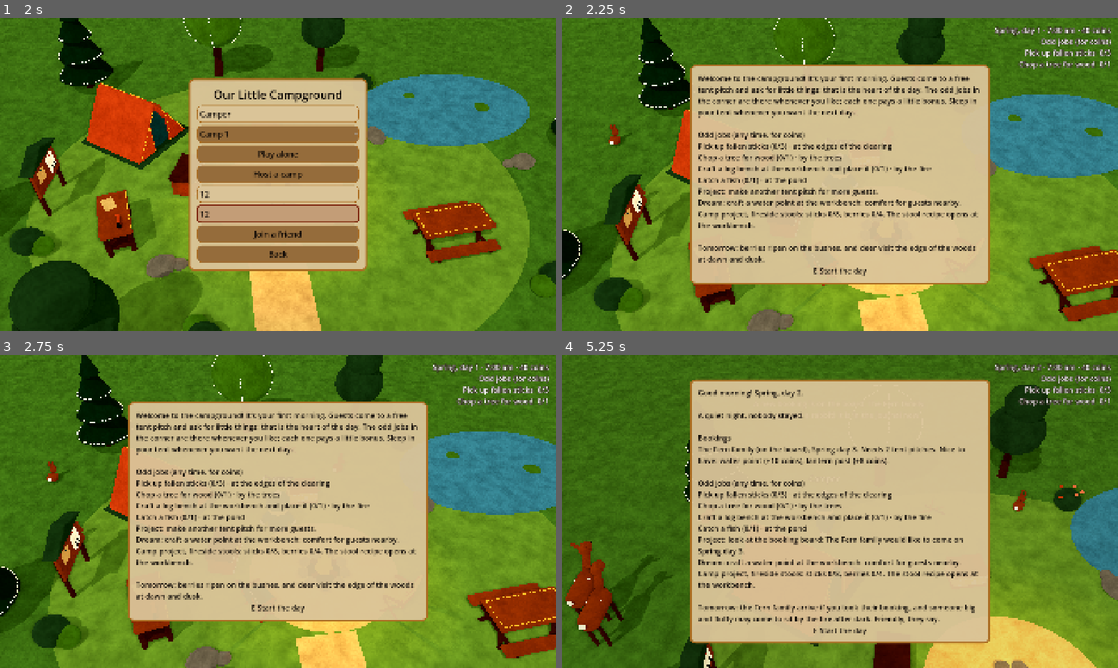
Above: before the commit, frames 1-4 (two rows, left to right).
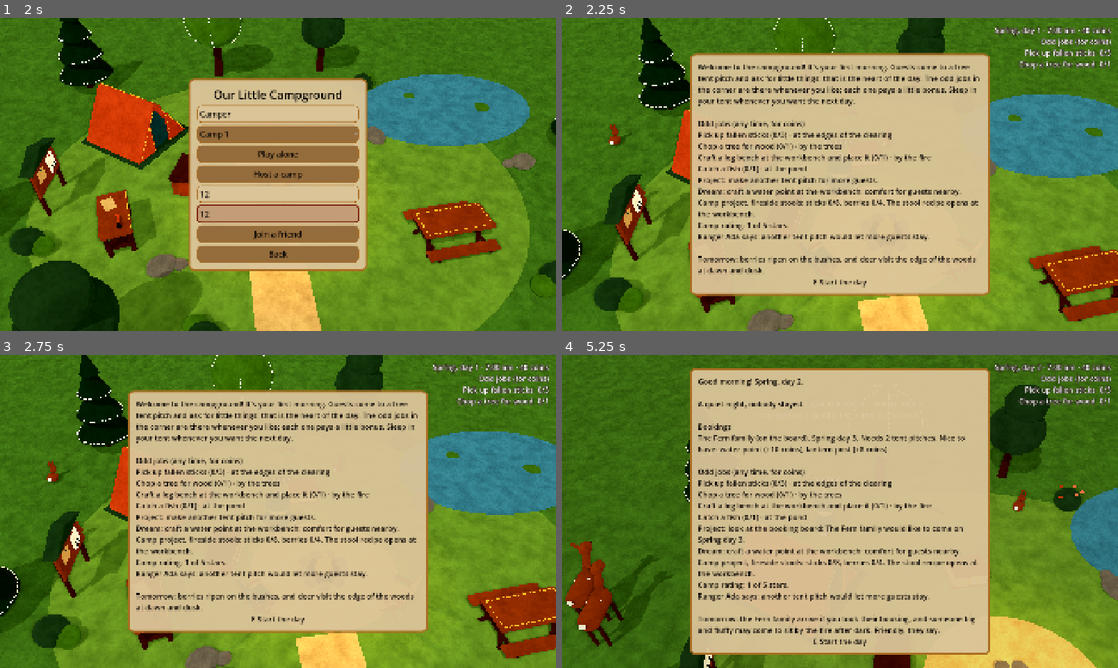
Above: after the commit, the same moments.

Repository: mckevito/Tiny-Game
Game: Godot game, scene res://scenes/camp.tscn
The game is run twice, just before and just after one commit, with the same random seed, the same clock (stepped at 60 frames per second) and the same inputs.
Inputs (mouse positions are in pixels of both pictures, inside the frame that each line leads up to):
- Up to frame 1 (2 s): click "Start game" at 0.5 s; click (278, 193) at 1.27 s; type "12" at 1.35 s; click (278, 215) at 1.5 s; type "12" at 1.58 s
- Up to frame 2 (2.25 s): click "Play alone" at 2 s
- Up to frame 3 (2.75 s): no input
- Up to frame 4 (5.25 s): tap Enter at 2.75 s; move the mouse to (812, 574) at 2.77 s; hold B (build) 2.78-3.53 s; hold W (move_forward) 2.78-4.28 s; click (812, 574) at 2.92 s; tap J (clipboard) at 3.05, 3.6 s; move the mouse to (1006, 558) at 3.52 s; tap I (pack) at 3.8 s; move the mouse to (673, 464) at 4.27 s; hold I (pack) 4.28-5.03 s; hold A (move_left) from 4.28 s (still down); tap B (build) at 4.55, 5.1 s; move the mouse to (867, 511) at 5.02 s; click (867, 511) at 5.17 s

Frame 1 is identical in both runs. In frame 2, 13% of the frame differs, in the area x 23-77%, y 11-89%; in frame 3, 13%; in frame 4, 13%, in the area x 23-77%, y 4-96%.

Commit message:
Gameplay round 3: the camp's star rating with the ranger's hint
Worked out each night from pitches, crafted pieces, happy guests, photos and finished projects
(each capped, data/rating.json); it never goes down and has no mess penalty. The Today list gives
the stars and one hint from Ranger Ada; the morning report says when a star is new.

Co-Authored-By: Claude Opus 5.5 (1M context) <noreply@anthropic.com>

Diff:
--- /dev/null
+++ b/data/rating.json
@@ -0,0 +1,12 @@
+{
+  "_about": "The camp's star rating (scripts/camp/camp_rating.gd), worked out each night and shown in the morning report and the Today list, with one hint from the ranger. Each factor gives per points for each one counted, up to cap: pitches built; pieces (the crafted pieces standing in the camp, models listed); happy (satisfaction points from the reviews of the last nights nights); photos (animal kinds in the field guide); projects (camp projects done). stars rows are [points needed, stars]. The rating never goes down (cozy: nothing is lost), and there is no mess penalty. The hint names the first factor in this order still under its cap (text: data/text.json rating.hint.<id>).",
+  "factors": [
+    {"id": "pitches", "per": 4, "cap": 12},
+    {"id": "pieces", "per": 2, "cap": 16, "models": ["lantern_post", "water_point", "log_bench", "stool", "planter"]},
+    {"id": "happy", "per": 1, "cap": 12, "nights": 3},
+    {"id": "photos", "per": 2, "cap": 8},
+    {"id": "projects", "per": 3, "cap": 9}
+  ],
+  "stars": [[0, 1], [10, 2], [22, 3], [36, 4], [50, 5]],
+  "ranger": "Ada"
+}
--- a/data/text.json
+++ b/data/text.json
@@ -363,6 +363,18 @@
     "deer": "deer",
     "bear": "bear"
   },
+  "rating": {
+    "line": "Camp rating: %d of %d stars.",
+    "up": "Camp rating: %d of %d stars, up from %d!",
+    "ranger": "Ranger %s says: %s",
+    "hint": {
+      "pitches": "another tent pitch would let more guests stay.",
+      "pieces": "a few more lanterns, benches or planters would make the camp homier.",
+      "happy": "guests love it when their requests are met and something nice is near their tent.",
+      "photos": "the field guide could use more animal photos.",
+      "projects": "the project board has another camp project waiting."
+    }
+  },
   "project": {
     "line": "Camp project, %s: %s. %s",
     "all_done": "Every camp project is finished. The camp says thank you!",
--- a/scripts/camp/camp.gd
+++ b/scripts/camp/camp.gd
@@ -1457,6 +1457,10 @@
 		for item: String in sale["items"]:
 			sold.append(Tuning.text("pack.slot") % [Tuning.text("items." + item), int(sale["items"][item])])
 		lines.append(Tuning.text("report.sale") % [int(sale["coins"]), ", ".join(sold)])
+	# The Today part below gives the stars and the ranger's hint; up here only the news of a new star.
+	var rated: Dictionary = summary.get("rating", {})
+	if not rated.is_empty() and int(rated["stars"]) > maxi(int(rated["was"]), 1):
+		lines.append(Tuning.text("rating.up") % [int(rated["stars"]), CampRating.max_stars(), int(rated["was"])])
 	lines.append("")
 	lines.append(Tuning.text("report.bookings"))
 	var any := false
@@ -1485,6 +1489,9 @@
 	var goals := state.guests.goals()
 	lines.append_array(goals.slice(1))
 	lines.append(project_line())
+	lines.append(Tuning.text("rating.line") % [state.rating.stars(), CampRating.max_stars()])
+	if state.rating.hint() != "":
+		lines.append(ranger_hint(state.rating.hint()))
 	var tomorrow := state.day.today() + 1
 	if (Tuning.value("tasks", "news", []) as Array).any(func(d: Variant) -> bool: return int(d) == tomorrow):
 		lines.append("")
@@ -1503,6 +1510,11 @@
 				int(r["needs"][need])])
 	return Tuning.text("project.line") % [Tuning.text("project.%s.name" % r["id"]), ", ".join(needs),
 			project_reward(str(r["id"]))]
+
+
+## The ranger's hint about what would raise the camp's rating (data/text.json rating.hint.<factor>).
+func ranger_hint(factor: String) -> String:
+	return Tuning.text("rating.ranger") % [str(Tuning.value("rating", "ranger", "Ada")), Tuning.text("rating.hint." + factor)]
 
 
 ## What a camp project gives, in words (data/text.json project.<id>.reward, with its coins from data/projects.json).
--- a/scripts/camp/camp_day.gd
+++ b/scripts/camp/camp_day.gd
@@ -102,7 +102,7 @@
 
 ## The night: each guest pays for their pitch, a guest whose stay is over is scored and tips (Stage B), a booking
 ## that arrived today pays its extras bonus, the calendar turns to the next morning, and guests whose stay is over
-## head home. The sell crate pays too (sale). Returns the night's summary {night, coins, lines, left, reviews, bonuses, sale}, or {} when this day already
+## head home. The sell crate pays too (sale), and the camp's stars are worked out again (rating). Returns the night's summary {night, coins, lines, left, reviews, bonuses, sale, rating}, or {} when this day already
 ## paid.
 func settle_night() -> Dictionary:
 	var night := today()
@@ -134,6 +134,7 @@
 	var summary := {"night": night, "coins": total, "lines": lines, "left": left, "reviews": reviews, "bonuses": bonuses,
 			"sale": sale}
 	(state.camp["ledger"] as Array).append(summary.duplicate(true))
+	summary["rating"] = state.rating.settle()
 	state.camp["last_settled"] = night
 	for id in left:
 		stays.erase(id)
--- /dev/null
+++ b/scripts/camp/camp_rating.gd
@@ -0,0 +1,91 @@
+class_name CampRating
+extends RefCounted
+## The camp's star rating, like Animal Crossing's island stars but cozier: it is worked out each night from what the
+## camp has (pitches, crafted pieces, happy guests, photos, finished projects), never goes down, and comes with one
+## hint from the ranger about what would help next. The host's copy decides. Numbers: data/rating.json. Saved in
+## the camp's "rating" {stars}.
+
+var state: CampState:
+	get:
+		return _state.get_ref()
+var _state: WeakRef
+
+
+func _init(camp_state: CampState) -> void:
+	_state = weakref(camp_state)
+
+
+static func factors() -> Array:
+	return Tuning.value("rating", "factors", [])
+
+
+## How many of a factor the camp has now.
+func count(id: String) -> int:
+	var objects: Dictionary = state.camp["objects"]
+	match id:
+		"pitches":
+			return objects.values().filter(func(o: Dictionary) -> bool:
+					return str(o.get("model", "")) == str(Tuning.value("build", "kinds.pitch.model", "pitch"))).size()
+		"pieces":
+			var models: Array = _factor(id).get("models", [])
+			return objects.values().filter(func(o: Dictionary) -> bool: return models.has(o.get("model", ""))).size()
+		"happy":
+			var n := 0
+			var ledger: Array = state.camp.get("ledger", [])
+			for night: Dictionary in ledger.slice(maxi(ledger.size() - int(_factor(id).get("nights", 3)), 0)):
+				for r: Dictionary in night.get("reviews", []):
+					n += int(r.get("points", 0))
+			return n
+		"photos":
+			return (state.camp["journal"].get("photos", {}) as Dictionary).size()
+		"projects":
+			return (state.camp["projects"]["done"] as Array).size()
+	return 0
+
+
+static func _factor(id: String) -> Dictionary:
+	for f: Dictionary in factors():
+		if f["id"] == id:
+			return f
+	return {}
+
+
+func points() -> int:
+	var total := 0
+	for f: Dictionary in factors():
+		total += mini(count(str(f["id"])) * int(f["per"]), int(f["cap"]))
+	return total
+
+
+static func stars_for(p: int) -> int:
+	var stars := 1
+	for row: Array in Tuning.value("rating", "stars", [[0, 1]]):
+		if p >= int(row[0]):
+			stars = int(row[1])
+	return stars
+
+
+static func max_stars() -> int:
+	var rows: Array = Tuning.value("rating", "stars", [[0, 1]])
+	return int(rows[-1][1])
+
+
+## The stars the camp has (at least one; they never go down).
+func stars() -> int:
+	return maxi(int(state.camp["rating"].get("stars", 0)), 1)
+
+
+## The first factor still under its cap, for the ranger's hint, or "" when the camp has everything.
+func hint() -> String:
+	for f: Dictionary in factors():
+		if count(str(f["id"])) * int(f["per"]) < int(f["cap"]):
+			return str(f["id"])
+	return ""
+
+
+## The night's rating: works the stars out again (never fewer than before) and saves them. Returns {stars, was, hint}.
+func settle() -> Dictionary:
+	var was := int(state.camp["rating"].get("stars", 0))
+	var now := maxi(maxi(was, stars_for(points())), 1)
+	state.camp["rating"]["stars"] = now
+	return {"stars": now, "was": was, "hint": hint()}
--- a/scripts/camp/camp_state.gd
+++ b/scripts/camp/camp_state.gd
@@ -8,7 +8,7 @@
 var camp: Dictionary
 ## The parts of the camp a guest PC mirrors besides objects and profiles: the day, the coins and the guests.
 const SHARED: Array[String] = ["calendar", "coins", "stays", "last_settled", "ledger", "reservations", "tasks",
-		"trees", "forage", "journal", "box", "kit", "bundles", "crate", "shipped", "projects"]
+		"trees", "forage", "journal", "box", "kit", "bundles", "crate", "shipped", "projects", "rating"]
 ## Object id -> profile id of whoever carries it. Not saved: a carried thing stays at its last spot in the save.
 var carriers := {}
 ## Profile ids of the players in the camp right now.
@@ -25,6 +25,8 @@
 var tasks: CampTasks
 ## Gameplay round 2: the sell crate and the camp projects (CampProjects).
 var projects: CampProjects
+## Gameplay round 3: the camp's star rating (CampRating).
+var rating: CampRating
 
 
 func _init(data: Dictionary) -> void:
@@ -44,6 +46,7 @@
 	gather = CampGather.new(self)
 	tasks = CampTasks.new(self)
 	projects = CampProjects.new(self)
+	rating = CampRating.new(self)
 
 
 static func _num(key: String) -> float:
--- /dev/null
+++ b/tests/test_rating.gd
@@ -0,0 +1,74 @@
+extends RefCounted
+## Gameplay round 3: the camp's star rating (data/rating.json). It rises with what the camp has, never goes down,
+## and the ranger's hint names what would help next.
+
+const NEAR_FIRE := Vector2(3, 5)
+const OPEN := Vector2(-3.2, 7.9)
+
+
+func _state() -> CampState:
+	var state := CampState.new(CampSave.new_camp())
+	state.join("p_host", "Hana")
+	state.camp["coins"] = 500
+	return state
+
+
+func _build(state: CampState, kind: String, at: Vector2) -> String:
+	state.set_player_pos("p_host", at - Vector2(0, Tuning.num("build", "ahead_m")), 0.0)
+	return state.build.build("p_host", kind, at, 0.0)
+
+
+func test_the_rating_rises_with_the_camp_and_never_goes_down() -> String:
+	var s := _state()
+	if s.rating.stars() != 1 or s.rating.hint() != "pitches":
+		return "a new camp should have one star and a hint about pitches, got %d, %s" % [s.rating.stars(), s.rating.hint()]
+	for at in [NEAR_FIRE, OPEN]:
+		var why := _build(s, "pitch", at)
+		if why != "":
+			return "could not build a pitch at %s: %s" % [at, why]
+	s.camp["kit"]["lantern_post"] = 2
+	_build(s, "lantern_post", Vector2(1, 3))
+	_build(s, "lantern_post", Vector2(-1, 6))
+	s.camp["journal"]["photos"] = {"rabbit": 1, "deer": 2}
+	s.camp["projects"]["done"].assign(["stools"])
+	var want := mini(2 * 4, 12) + mini(2 * 2, 16) + mini(2 * 2, 8) + 3
+	if s.rating.points() != want:
+		return "points should add each factor up to its cap: want %d, got %d" % [want, s.rating.points()]
+	var summary := s.day.settle_night()
+	var rated: Dictionary = summary.get("rating", {})
+	if int(rated.get("stars", 0)) != CampRating.stars_for(want) or CampRating.stars_for(want) < 2:
+		return "the night should work out the stars again: %s" % [rated]
+	if s.rating.hint() != "pitches":
+		return "the hint should name the first factor under its cap, got " + s.rating.hint()
+	for id: String in s.camp["objects"].keys():
+		if str(s.camp["objects"][id]["model"]) in ["lantern_post", "pitch"]:
+			s.camp["objects"].erase(id)
+	s.day.settle_night()
+	if s.rating.stars() != int(rated["stars"]):
+		return "packing things away should never take stars away"
+	return ""
+
+
+func test_the_morning_report_and_today_list_show_the_stars_and_a_hint() -> String:
+	var camp: Node = load("res://scenes/camp.tscn").instantiate()
+	camp.profile = {"id": "p_rate", "name": "Juniper", "last_address": ""}
+	CampSave.dir = "user://test_saves/rating"
+	DirAccess.make_dir_recursive_absolute(CampSave.dir)
+	for f in DirAccess.get_files_at(CampSave.dir):
+		DirAccess.remove_absolute(CampSave.dir + "/" + f)
+	(Engine.get_main_loop() as SceneTree).root.add_child(camp)
+	await (Engine.get_main_loop() as SceneTree).process_frame
+	camp.start_solo(1)
+	var why := ""
+	var hint: String = camp.ranger_hint("pitches")
+	if not camp.clipboard_text("p_rate", "today").contains(hint):
+		why = "the Today list should carry the ranger's hint: " + hint
+	else:
+		var report: String = camp.morning_report(camp.state.day.settle_night())
+		if not report.contains(Tuning.text("rating.line") % [1, CampRating.max_stars()]) or not report.contains(hint):
+			why = "the morning report should give the stars and the ranger's hint:\n" + report
+	camp.stop("")
+	await (Engine.get_main_loop() as SceneTree).process_frame
+	camp.free()
+	CampSave.dir = ""
+	return why
Not shown, added: scripts/camp/camp_rating.gd.uid
Not shown, added: tests/test_rating.gd.uid
Not shown, changed: docs/PLAN.md
Not shown, changed: docs/STATUS.md
Not shown, changed: handoff/gameplay/HANDOFF.md
Not shown, changed: handoff/gameplay/LESSONS.md
